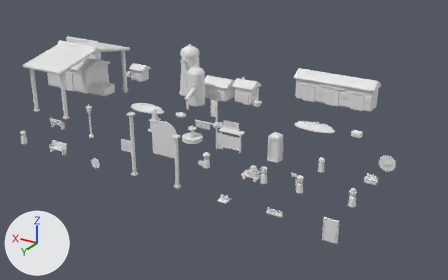
Renders of the glTF model public/models/dressing.glb from each side of a commit.
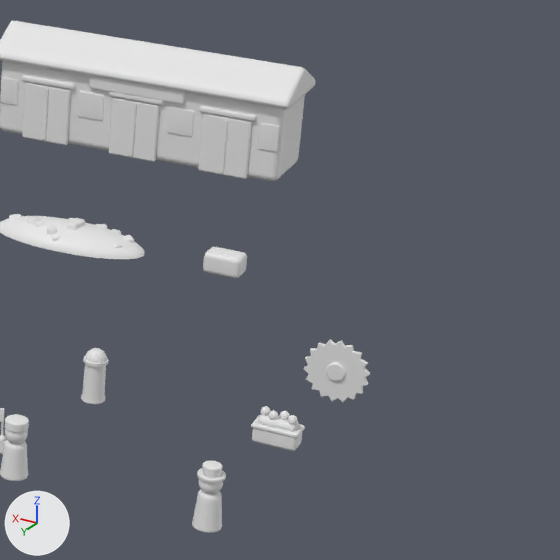
The first picture shows the older version from a 50 mm lens placed at (-179.0, 499.0, 320.0), pointed at (235.0, -191.0, -25.0). The close-ups show the older and then the newer version on the part from 66% to 100% of the width and 22% to 77% of the height of that picture. Only the edits that show in the close-ups are written down. Every picture has the same lights, and +X, +Y and +Z are marked at lower left. Where no turn or scale is listed for an object, it has been applied to the vertices.

Before the edit, the objects in view are built like this:
```python
me_mesh_63 = bpy.data.meshes.new('Mesh_63')
me_mesh_63.from_pydata(...)  # 576 vertices, 1148 faces; spans x 25.2..46.8, y -38.8..-37.4, z 25.1..46.9
me_mesh_63.materials.append(mat_metal)  # white #e7e7e7
me_mesh_71 = bpy.data.meshes.new('Mesh_71')
me_mesh_71.from_pydata(...)  # 768 vertices, 1492 faces; spans x 107.0..225.0, y -124.8..-122.4, z 41.0..73.0
me_mesh_71.materials.append(mat_lacquer__fbf6ec)  # white #e7e7e7
me_mesh_72 = bpy.data.meshes.new('Mesh_72')
me_mesh_72.from_pydata(...)  # 288 vertices, 564 faces; spans x 118.0..214.0, y -124.5..-122.9, z 40.0..64.0
me_mesh_72.materials.append(mat_lacquer_slot_doors)  # white #e7e7e7
ob_mesh_63 = bpy.data.objects.new('Mesh_63', me_mesh_63)
ob_mesh_63.location = (-36.0, -141.9, -36.0)
ob_mesh_71 = bpy.data.objects.new('Mesh_71', me_mesh_71)
ob_mesh_71.location = (-36.0, -201.9, -36.0)
ob_mesh_72 = bpy.data.objects.new('Mesh_72', me_mesh_72)
ob_mesh_72.location = (-36.0, -201.9, -36.0)
# also in view: 'Mesh_93.001' at (0.0, -60.0, 6.0); 'Mesh_87' at (60.0, -240.0, 4.0); 'Mesh_73' at (130.0, -340.0, 42.0); 'Mesh_101' at (0.0, -120.0, 3.0); 'Mesh_15' at (61.0, -60.0, 6.0)
```
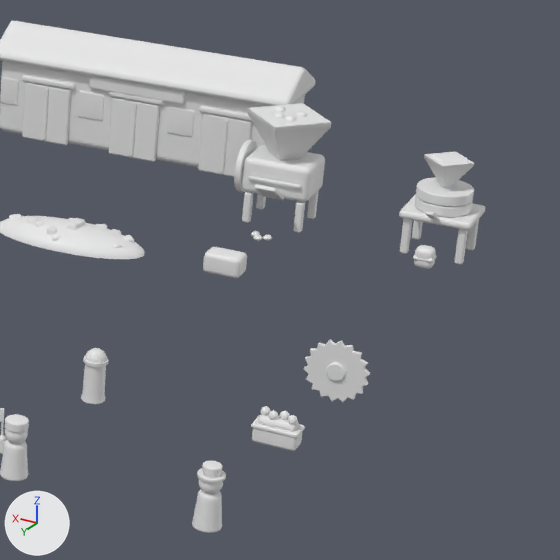
Changed parts and their boxes (x1, y1, x2, y2) in the close-ups (560 x 560 px):
'Mesh_173', added: after (242, 145, 325, 202)
'Mesh_175', added: after (248, 103, 331, 241)
'Mesh_152', added: after (399, 151, 485, 265)
'Mesh_148', added: after (416, 177, 474, 207)
'Mesh_172', added: after (242, 176, 319, 233)
'Mesh_149', added: after (415, 195, 473, 217)
'Mesh_177', added: after (234, 140, 258, 192)
'Mesh_151', added: after (414, 245, 436, 269)
'Mesh_150', added: after (431, 153, 467, 164)
'Mesh_174', added: after (273, 111, 296, 122)
'Mesh_176', added: after (274, 105, 308, 117)
'Mesh_147', added: after (413, 255, 437, 263)

Patch to the scene script:
```diff
--- a/public/models/dressing.glb.py
+++ b/public/models/dressing.glb.py
@@ ob_mesh_177 @@
+ob_mesh_177 = bpy.data.objects.new('Mesh_177', me_mesh_177)  # 386 vertices, 768 faces; spans x 49.4..51.8, y -48.1..-28.1, z 45.0..65.0; in mat_lacquer__c8442f (white #e7e7e7)
+ob_mesh_177.location = (24.0, -261.9, -36.0)
@@ ob_mesh_176 @@
+ob_mesh_176 = bpy.data.objects.new('Mesh_176', me_mesh_176)  # 48 vertices, 88 faces; spans x 30.0..42.99, y -44.09..-38.1, z 76.5..79.5; in mat_lacquer__bdbab2 (white #e7e7e7)
+ob_mesh_176.location = (24.0, -261.9, -36.0)
@@ ob_mesh_175 @@
+ob_mesh_175 = bpy.data.objects.new('Mesh_175', me_mesh_175)  # 86 vertices, 156 faces; spans x 20.0..52.0, y -54.1..-12.6, z 36.0..78.0; in mat_lacquer__a7a59d (white #e7e7e7)
+ob_mesh_175.location = (24.0, -261.9, -36.0)
@@ ob_mesh_174 @@
+ob_mesh_174 = bpy.data.objects.new('Mesh_174', me_mesh_174)  # 48 vertices, 88 faces; spans x 32.0..41.01, y -37.09..-31.09, z 76.5..79.5; in mat_lacquer__9d9a92 (white #e7e7e7)
+ob_mesh_174.location = (24.0, -261.9, -36.0)
@@ ob_mesh_173 @@
+ob_mesh_173 = bpy.data.objects.new('Mesh_173', me_mesh_173)  # 192 vertices, 376 faces; spans x 23.0..49.0, y -48.1..-16.3, z 48.0..62.0; in mat_lacquer__6d7178 (white #e7e7e7)
+ob_mesh_173.location = (24.0, -261.9, -36.0)
@@ ob_mesh_172 @@
+ob_mesh_172 = bpy.data.objects.new('Mesh_172', me_mesh_172)  # 706 vertices, 1384 faces; spans x 24.5..52.6, y -49.3..-26.9, z 36.0..57.6; in mat_lacquer__2a2b2e (white #e7e7e7)
+ob_mesh_172.location = (24.0, -261.9, -36.0)
@@ ob_mesh_152 @@
+ob_mesh_152 = bpy.data.objects.new('Mesh_152', me_mesh_152)  # 590 vertices, 1152 faces; spans x 23.0..49.0, y -49.1..-18.5, z 36.0..72.0; in mat_wood (white #e7e7e7)
+ob_mesh_152.location = (-36.0, -261.9, -36.0)
@@ ob_mesh_151 @@
+ob_mesh_151 = bpy.data.objects.new('Mesh_151', me_mesh_151)  # 96 vertices, 188 faces; spans x 32.5..39.5, y -23.1..-17.09, z 36.01..44.0; in mat_lacquer__f3ead8 (white #e7e7e7)
+ob_mesh_151.location = (-36.0, -261.9, -36.0)
@@ ob_mesh_150 @@
+ob_mesh_150 = bpy.data.objects.new('Mesh_150', me_mesh_150)  # 10 vertices, 16 faces; spans x 28.0..44.0, y -46.1..-30.1, z 71.2..73.0; in mat_lacquer__e2b84a (white #e7e7e7)
+ob_mesh_150.location = (-36.0, -261.9, -36.0)
@@ ob_mesh_149 @@
+ob_mesh_149 = bpy.data.objects.new('Mesh_149', me_mesh_149)  # 386 vertices, 768 faces; spans x 26.0..46.0, y -48.1..-28.1, z 53.0..57.0; in mat_lacquer__b9b7b0 (white #e7e7e7)
+ob_mesh_149.location = (-36.0, -261.9, -36.0)
@@ ob_mesh_148 @@
+ob_mesh_148 = bpy.data.objects.new('Mesh_148', me_mesh_148)  # 386 vertices, 768 faces; spans x 26.0..46.0, y -48.1..-28.1, z 57.2..61.2; in mat_lacquer__a3a098 (white #e7e7e7)
+ob_mesh_148.location = (-36.0, -261.9, -36.0)
@@ ob_mesh_147 @@
+ob_mesh_147 = bpy.data.objects.new('Mesh_147', me_mesh_147)  # 24 vertices, 44 faces; spans x 32.4..39.6, y -23.2..-16.99, z 39.0..40.8; in mat_lacquer__2f6db5 (white #e7e7e7)
+ob_mesh_147.location = (-36.0, -261.9, -36.0)
```
